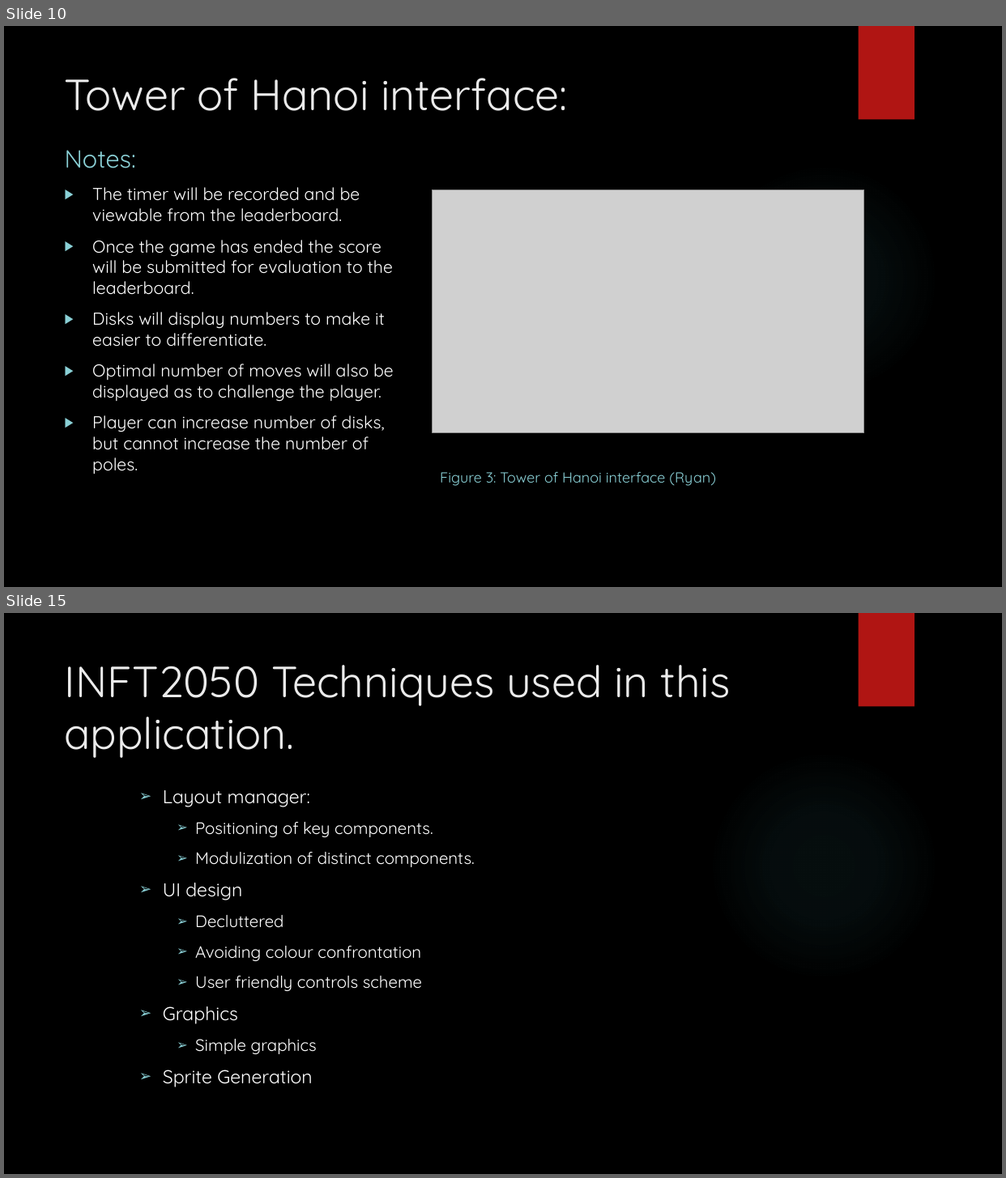
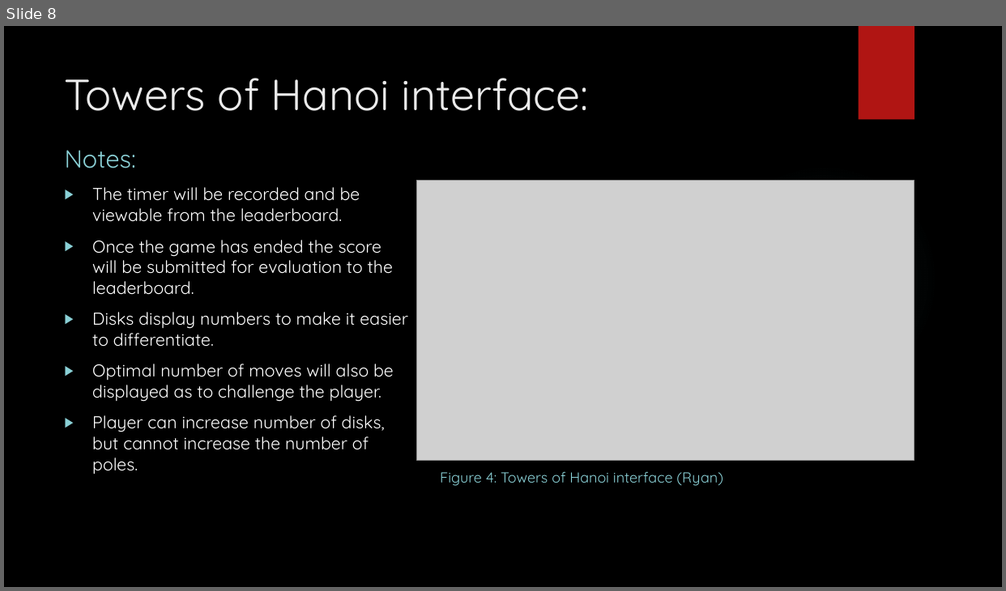
Before and after one commit to IgnitionOrk/SCaR_Arcade, a slide deck: SCaRArcade.pptx. Shown one above the other, each under a label of ours: slides 10 and 15 before the commit, slide 8 after it; the slides between them are not shown. The pictures are 1006x1178 and 1006x591 pixels, drawn with LibreOffice and Linux fonts; fonts in the diff are those of the drawing; grey boxes stand for pictures; background and template pictures are left out. Boxes give left, top, right and bottom in pixels: in the first picture for what was removed or moved away, otherwise in the second. Text is boxed around its words. In the diff, an @@ line names an element or a change of style, - is before the commit and + after.

```diff
--- a/SCaRArcade.pptx
+++ b/SCaRArcade.pptx
@@ slide 15 removed at (x1=4, y1=613, x2=1002, y2=1174), background picture (left out); not listed: 2 template elements that a slide beside it also shows @@
@@ title removed at (x1=65, y1=665, x2=731, y2=758) @@
-INFT2050 Techniques used in this application.
@@ text removed at (x1=163, y1=790, x2=475, y2=1088) @@
-  ➢ Layout manager:
-    ➢ Positioning of key components.
-    ➢ Modulization of distinct components.
-  ➢ UI design
-    ➢ Decluttered
-    ➢ Avoiding colour confrontation
-    ➢ User friendly controls scheme
-  ➢ Graphics
-    ➢ Simple graphics
-  ➢ Sprite Generation
@@ what was slide 10 is now slide 8 @@
@@ slide 8 changed as well @@
@@ title at (x1=65, y1=78, x2=589, y2=111): text changed @@
-Tower of Hanoi interface:
+Towers of Hanoi interface:
@@ picture resized from (x1=432, y1=190, x2=864, y2=433) to (x1=416, y1=180, x2=914, y2=460) @@
@@ text at (x1=92, y1=312, x2=408, y2=347): text changed @@
-▶ Disks will display numbers to make it easier to differentiate.
+▶ Disks display numbers to make it easier to differentiate.
@@ text at (x1=440, y1=472, x2=723, y2=486): text changed @@
-Figure 3: Tower of Hanoi interface (Ryan)
+Figure 4: Towers of Hanoi interface (Ryan)
```
Also in this commit, not shown: 8 other slides changed, 3 slides added, 7 other slides removed, 1 other file.
